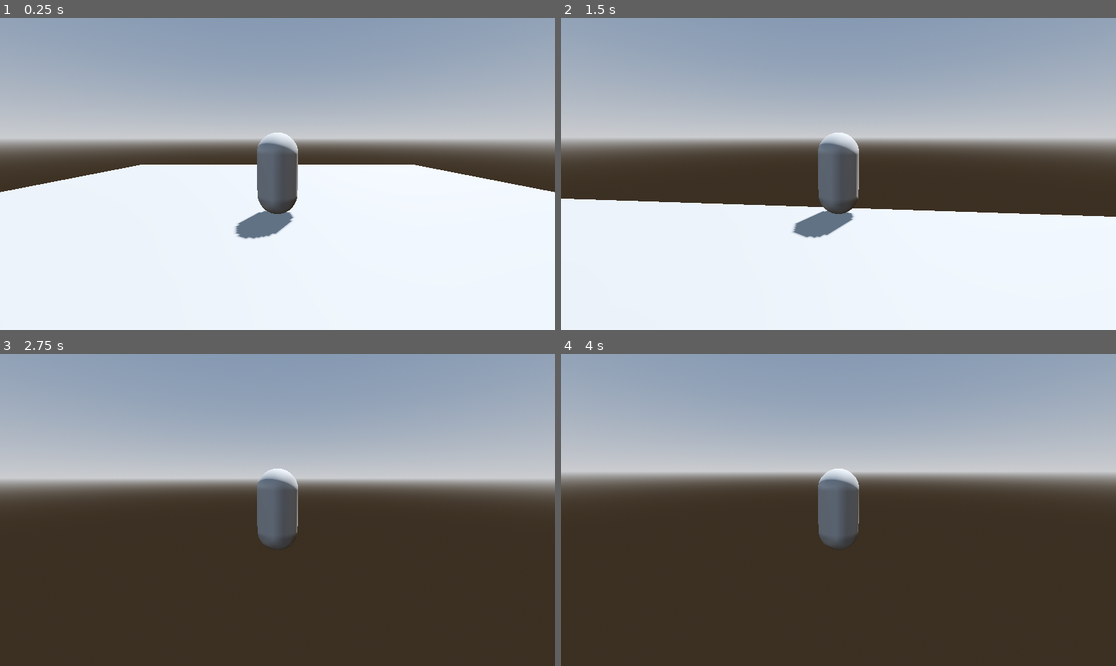
Above: before the commit, frames 1-4 (two rows, left to right).
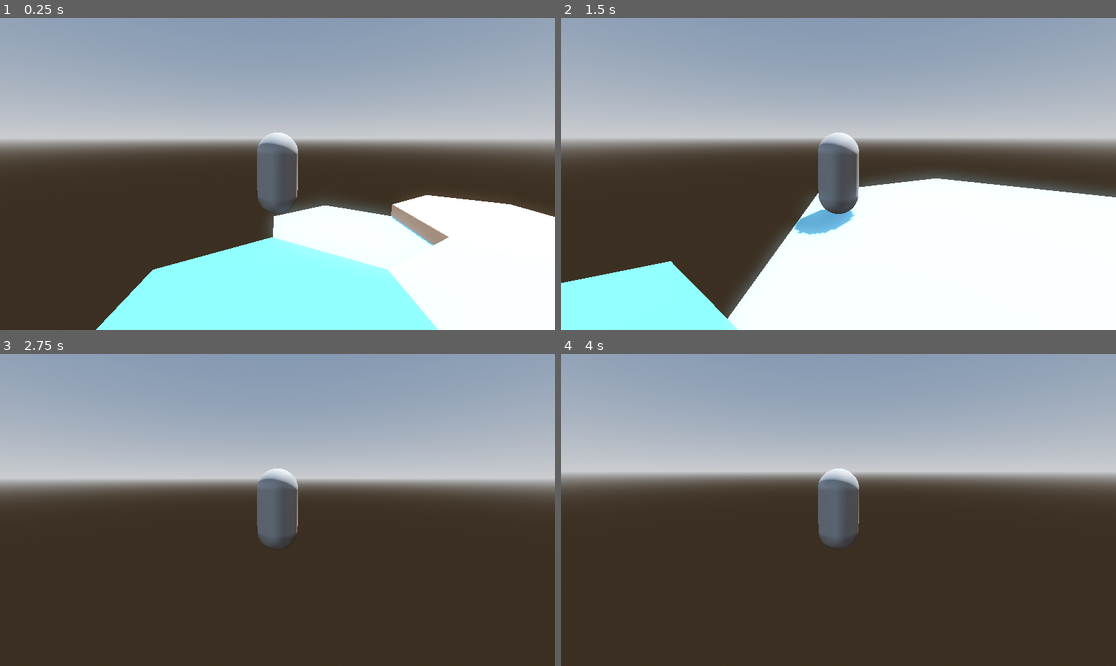
Above: after the commit, the same moments.

Repository: shahaf10000/pokemon-style-godot-game
Game: Godot game, scene res://scenes/world.tscn
Same seed, same stepped clock (60 frames per second), same inputs: the game is played once before the commit and once after it.
Inputs (mouse positions are in pixels of both pictures, inside the frame that each line leads up to):
- Up to frame 1 (0.25 s): no input
- Up to frame 2 (1.5 s): move the mouse to (866, 174) at 0.52 s; hold Up (ui_up) from 0.53 s (still down); move the mouse to (810, 174) at 1.27 s
- Up to frame 3 (2.75 s): keep holding Up (ui_up); move the mouse to (288, 503) at 2.02 s
- Up to frame 4 (4 s): keep holding Up (ui_up); tap Enter at 2.75 s; move the mouse to (832, 516) at 2.77 s; tap Space at 3.5 s; move the mouse to (877, 513) at 3.52 s

The runs differ from the first frame. In frame 1, 36% of the frame differs, in the area x 0-100%, y 46-100%; in frame 2, 21%; in frame 3, less than 0.1%; in frame 4, less than 0.1%.

Commit message:
feat: added a dynamic tile and fixed crushing of the game when a mouse button as been pressed

Diff:
--- a/pokemon-style-godot-game/project.godot
+++ b/pokemon-style-godot-game/project.godot
@@ -11,7 +11,7 @@
 [application]
 
 config/name="pokemon-style-godot-game"
-run/main_scene="uid://ctlljqw0agch3"
+run/main_scene="uid://ctm7qnldx5bvr"
 config/features=PackedStringArray("4.4", "Forward Plus")
 config/icon="res://icon.svg"
 
--- /dev/null
+++ b/pokemon-style-godot-game/scenes/tiles/DynamicTile.tscn
@@ -0,0 +1,7 @@
+[gd_scene load_steps=2 format=3 uid="uid://gqmrb2rbf32j"]
+
+[ext_resource type="Script" uid="uid://c506qfam3jokf" path="res://scripts/DynamicTile.gd" id="1_wc12v"]
+
+[node name="DynamicTile" type="Node3D"]
+script = ExtResource("1_wc12v")
+tile_type = "Stone"
--- a/pokemon-style-godot-game/scenes/world.tscn
+++ b/pokemon-style-godot-game/scenes/world.tscn
@@ -1,6 +1,7 @@
-[gd_scene load_steps=7 format=3 uid="uid://ctlljqw0agch3"]
+[gd_scene load_steps=6 format=3 uid="uid://ctm7qnldx5bvr"]
 
 [ext_resource type="PackedScene" uid="uid://b25n104yn4ep3" path="res://scenes/Player.tscn" id="1_nnsk1"]
+[ext_resource type="PackedScene" uid="uid://gqmrb2rbf32j" path="res://scenes/tiles/DynamicTile.tscn" id="3_4wyf3"]
 
 [sub_resource type="ProceduralSkyMaterial" id="ProceduralSkyMaterial_nnsk1"]
 sky_horizon_color = Color(0.662243, 0.671743, 0.686743, 1)
@@ -15,11 +16,6 @@
 tonemap_mode = 2
 glow_enabled = true
 
-[sub_resource type="PlaneMesh" id="PlaneMesh_e5uuo"]
-
-[sub_resource type="BoxShape3D" id="BoxShape3D_nnsk1"]
-size = Vector3(20, 0.1, 20)
-
 [node name="World" type="Node3D"]
 
 [node name="WorldEnvironment" type="WorldEnvironment" parent="."]
@@ -29,13 +25,32 @@
 transform = Transform3D(-0.866023, -0.433016, 0.250001, 0, 0.499998, 0.866027, -0.500003, 0.749999, -0.43301, 0, 0, 0)
 shadow_enabled = true
 
-[node name="Ground" type="MeshInstance3D" parent="."]
-transform = Transform3D(10, 0, 0, 0, 1, 0, 0, 0, 10, -0.000524521, 0, 0.0400536)
-mesh = SubResource("PlaneMesh_e5uuo")
+[node name="Player" parent="." instance=ExtResource("1_nnsk1")]
+transform = Transform3D(1, 0, 0, 0, 1, 0, 0, 0, 1, -9.6933, 7.30925, 0)
 
-[node name="GroundCollision" type="StaticBody3D" parent="."]
+[node name="Ground" type="Node3D" parent="."]
 
-[node name="CollisionShape3D" type="CollisionShape3D" parent="GroundCollision"]
-shape = SubResource("BoxShape3D_nnsk1")
+[node name="DynamicTile" parent="Ground" instance=ExtResource("3_4wyf3")]
 
-[node name="Player" parent="." instance=ExtResource("1_nnsk1")]
+[node name="DynamicTile2" parent="Ground" instance=ExtResource("3_4wyf3")]
+transform = Transform3D(1, 0, 0, 0, 1, 0, 0, 0, 1, 5, 0, 8.5)
+tile_type = "Grass"
+
+[node name="DynamicTile3" parent="Ground" instance=ExtResource("3_4wyf3")]
+transform = Transform3D(1, 0, 0, 0, 1, 0, 0, 0, 1, 5, 0, -8.66)
+tile_type = "Sand"
+
+[node name="DynamicTile4" parent="Ground" instance=ExtResource("3_4wyf3")]
+transform = Transform3D(1, 0, 0, 0, 1, 0, 0, 0, 1, -5, 0, -8.5)
+tile_type = "Water"
+
+[node name="DynamicTile5" parent="Ground" instance=ExtResource("3_4wyf3")]
+transform = Transform3D(1, 0, 0, 0, 1, 0, 0, 0, 1, -5, 0, 8.5)
+
+[node name="DynamicTile6" parent="Ground" instance=ExtResource("3_4wyf3")]
+transform = Transform3D(1, 0, 0, 0, 1, 0, 0, 0, 1, 10, 0, 0)
+tile_type = "Water"
+
+[node name="DynamicTile7" parent="Ground" instance=ExtResource("3_4wyf3")]
+transform = Transform3D(1, 0, 0, 0, 1, 0, 0, 0, 1, -10, 0, 0)
+tile_type = "Grass"
--- /dev/null
+++ b/pokemon-style-godot-game/scripts/DynamicTile.gd
@@ -0,0 +1,38 @@
+@tool
+extends Node3D
+
+@export_enum("Dirt", "Grass", "Sand", "Stone", "Water")
+var tile_type: String = "Grass"
+
+@export var refresh_model: bool:
+	set(value):
+		if value:
+			load_model()
+			refresh_model = false  # Reset the toggle
+
+func _ready():
+	load_model()
+
+func load_model():
+	# Remove existing model
+	for child in get_children():
+		child.queue_free()
+
+	var model_paths = {
+		"Dirt": "res://scenes/tiles/dirt_tile.tscn",
+		"Grass": "res://scenes/tiles/grass_tile.tscn",
+		"Sand": "res://scenes/tiles/sand_tile.tscn",
+		"Stone": "res://scenes/tiles/stone_tile.tscn",
+		"Water": "res://scenes/tiles/water_tile.tscn"
+	}
+
+	var model_path = model_paths.get(tile_type, null)
+	if model_path:
+		var scene = load(model_path)
+		if scene:
+			var model = scene.instantiate()
+			add_child(model)
+		else:
+			push_error("❌ Failed to load scene: " + model_path)
+	else:
+		push_error("❌ Invalid tile type: " + tile_type)
--- a/pokemon-style-godot-game/scripts/player.gd
+++ b/pokemon-style-godot-game/scripts/player.gd
@@ -52,7 +52,7 @@
 	move_and_slide() # actually moving the player
 
 func _unhandled_input(event: InputEvent) -> void:
-	if event is InputEventMouse:
+	if event is  InputEventMouseMotion:
 		if Input.get_mouse_mode() == Input.MOUSE_MODE_CAPTURED:
 			twist_input = - event.relative.x * mouse_sensitivity
 			pitch_input = - event.relative.y * mouse_sensitivity
Not shown, added: pokemon-style-godot-game/scripts/DynamicTile.gd.uid
